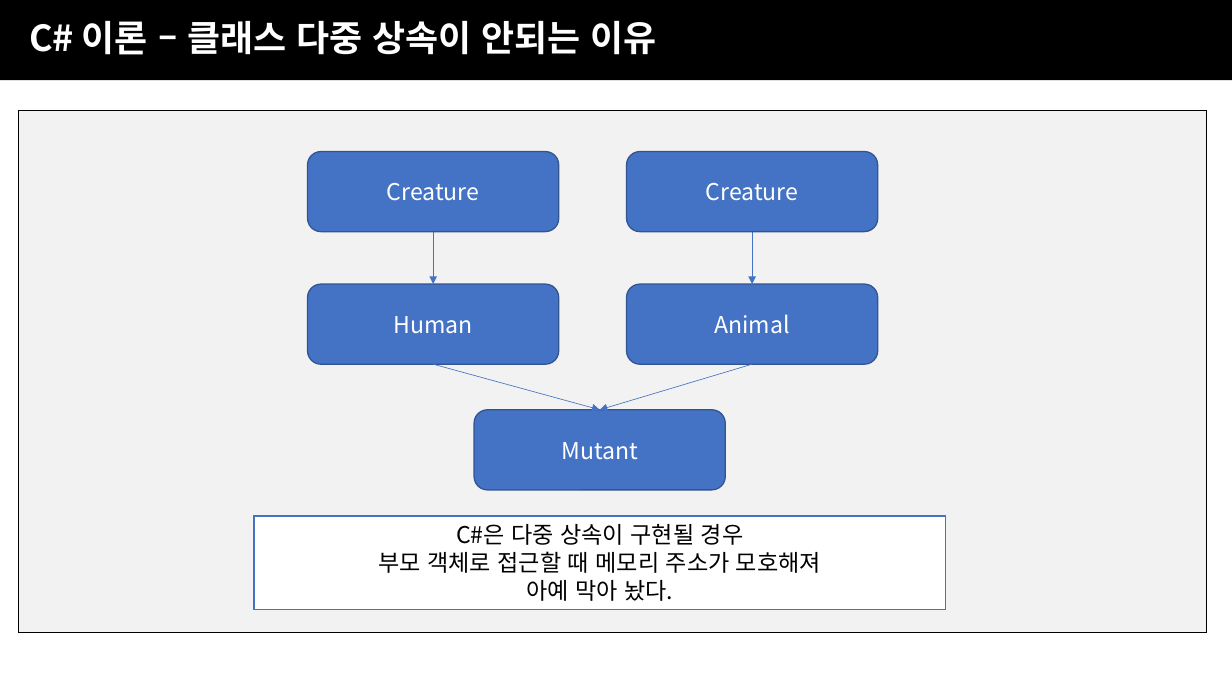
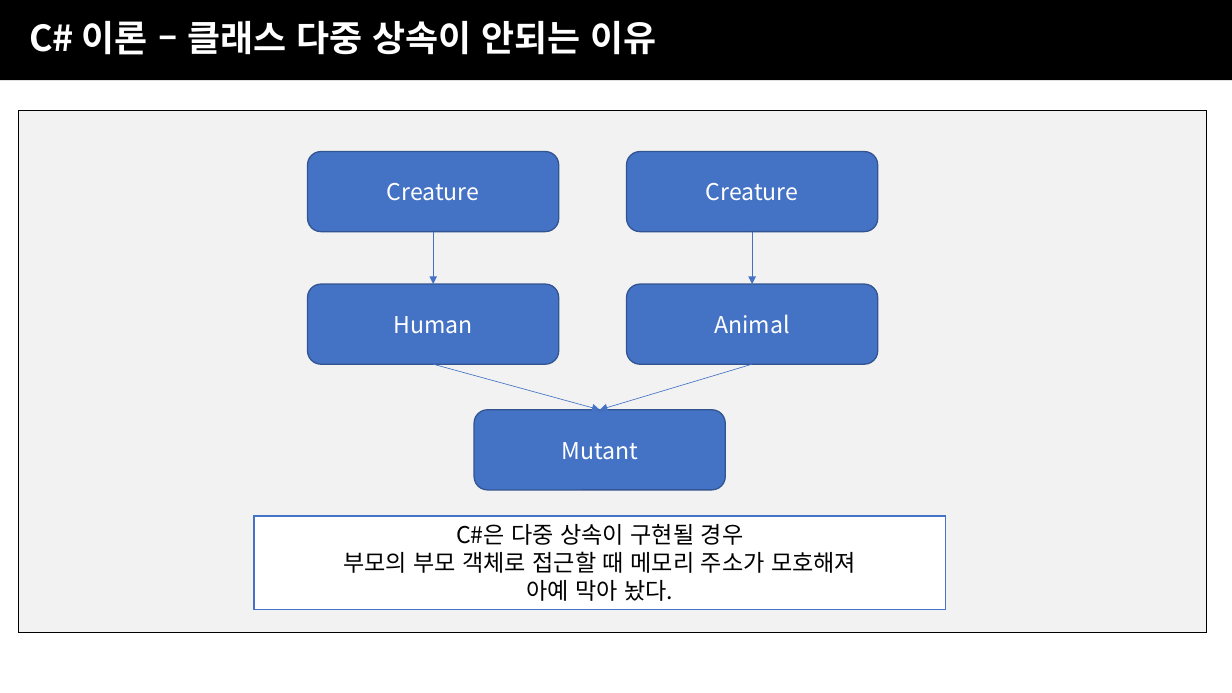
Before and after one commit to JJaery/SBSGameAcademy3, a slide deck: slide 51 of 2주차/SBS게임아카데미_UNITY주말4개월_2주차.pptx (slide 43 before the commit). Drawn at 1232x693 pixels with LibreOffice and Linux fonts; fonts in the diff are those of the drawing; background and template pictures are left out. Boxes give left, top, right and bottom in pixels: in the first picture for what was removed or moved away, otherwise in the second. Text is boxed around its words. In the diff, an @@ line names an element or a change of style, - is before the commit and + after.

```diff
--- a/2주차/SBS게임아카데미_UNITY주말4개월_2주차.pptx
+++ b/2주차/SBS게임아카데미_UNITY주말4개월_2주차.pptx
@@ text in rectangle at (343, 551, 856, 573): text changed @@
-부모 객체로 접근할 때 메모리 주소가 모호해져
+부모의 부모 객체로 접근할 때 메모리 주소가 모호해져
```
Also in this commit, not shown: 18 other slides changed, 9 slides added.
